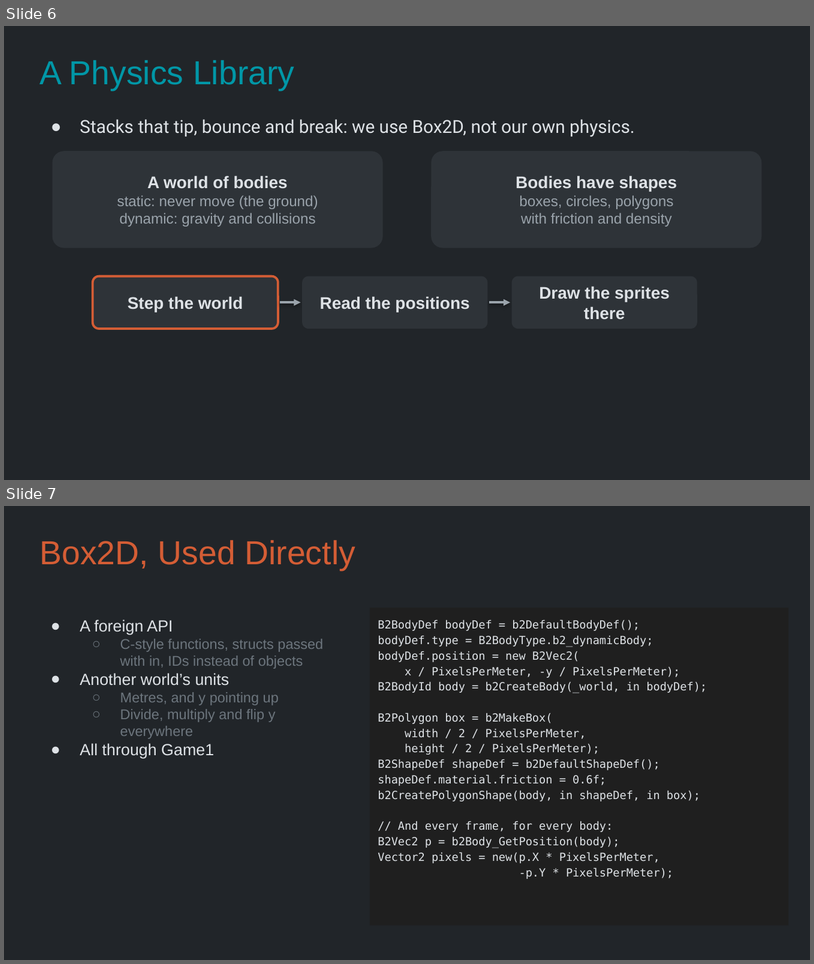
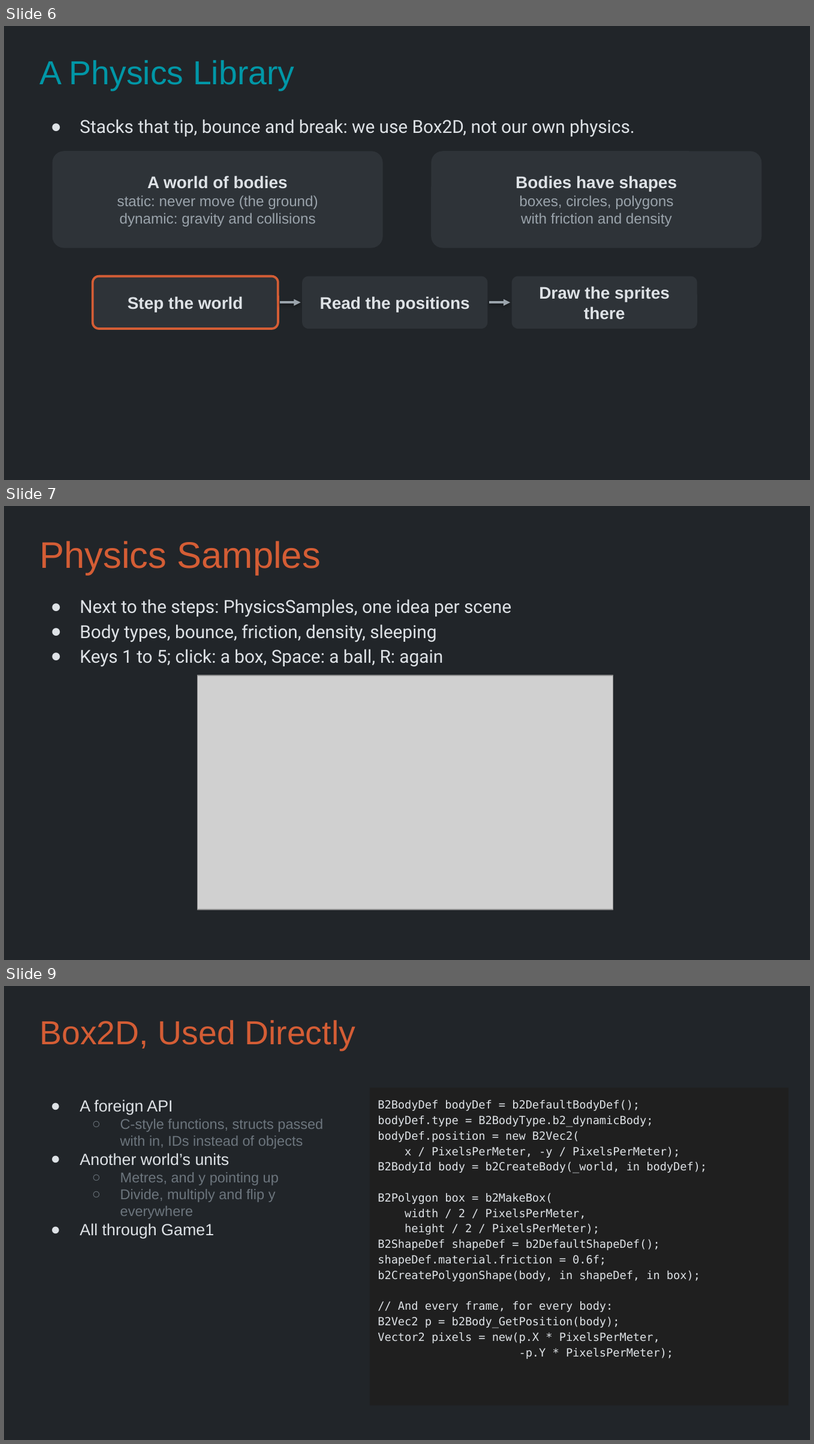
Before and after one commit to Metamate/gar, a slide deck: slides/07 Angry Birds.pptx. Shown one above the other, each under a label of ours: slides 6 and 7 before the commit, slides 6, 7 and 9 after it; the slides between them are not shown. The pictures are 814x964 and 814x1444 pixels, drawn with LibreOffice and Linux fonts; fonts in the diff are those of the drawing; grey boxes stand for pictures. Boxes give left, top, right and bottom in pixels: in the first picture for what was removed or moved away, otherwise in the second. Text is boxed around its words. In the diff, an @@ line names an element or a change of style, - is before the commit and + after.

```diff
--- a/slides/07 Angry Birds.pptx
+++ b/slides/07 Angry Birds.pptx
@@ slide 7 added at (4,506,810,960), background #212529 @@
@@ title added at (39,541,321,575), 33 pt, text #D45D35 @@
+Physics Samples
@@ text added at (80,599,512,667), 16 pt, text #DEE2E6 @@
+● Next to the steps: PhysicsSamples, one idea per scene
+● Body types, bounce, friction, density, sleeping
+● Keys 1 to 5; click: a box, Space: a ball, R: again
@@ picture added at (198,675,614,909) @@
@@ what was slide 7 is now slide 9 @@
```
Also in this commit, not shown: 1 other slide added, 2 other files.
